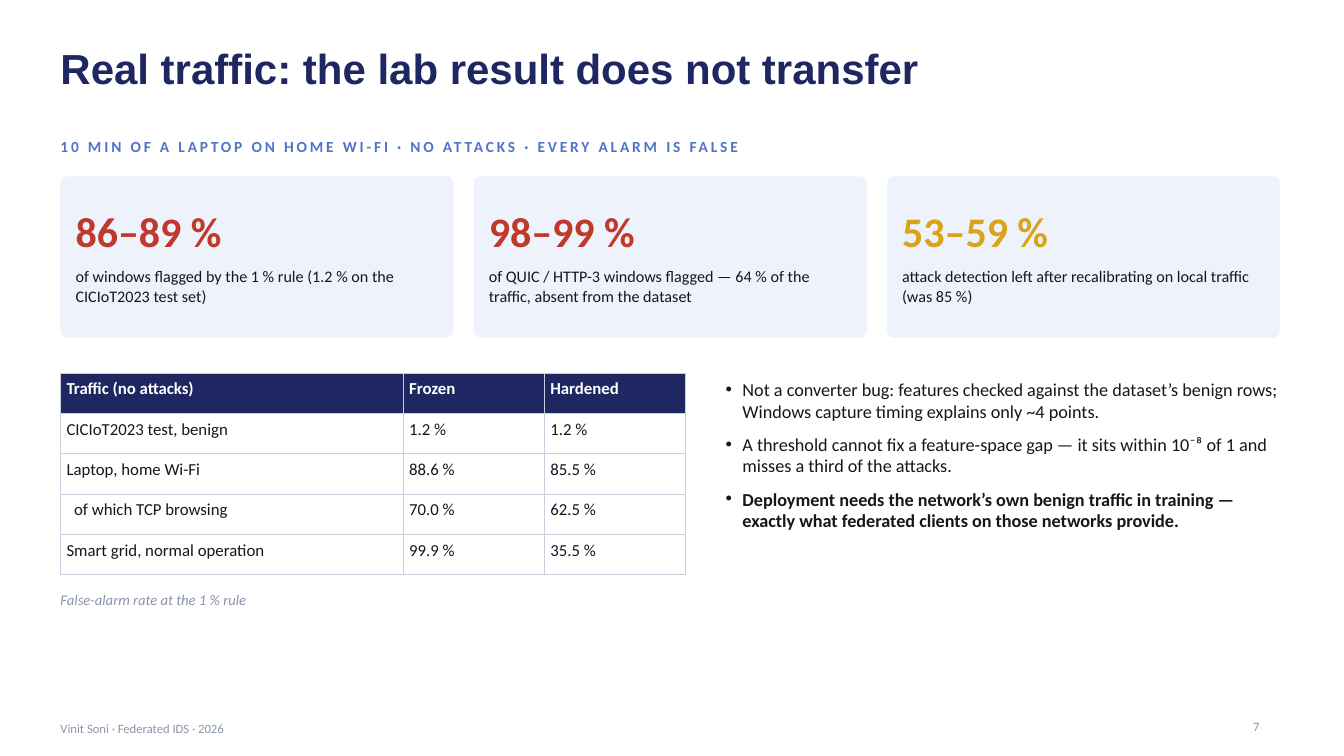
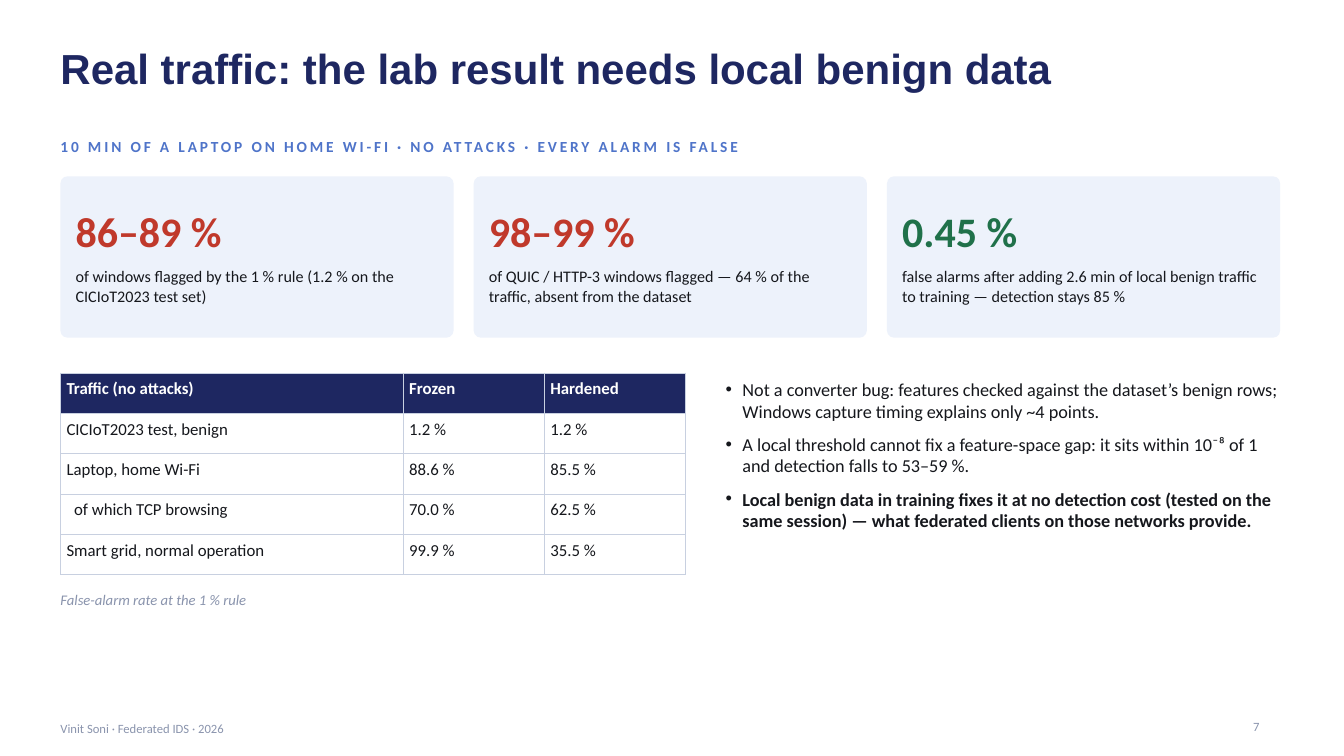
Before and after one commit to vinitsoni03/federated-ids, a slide deck: slide 7 of reports/final_slides.pptx. Drawn at 1344x756 pixels with LibreOffice and Linux fonts; fonts in the diff are those of the drawing. Boxes give left, top, right and bottom in pixels: in the first picture for what was removed or moved away, otherwise in the second. Text is boxed around its words. In the diff, an @@ line names an element or a change of style, - is before the commit and + after.

```diff
--- a/reports/final_slides.pptx
+++ b/reports/final_slides.pptx
@@ title at <box>60,53,1051,92</box>: text changed @@
-Real traffic: the lab result does not transfer
+Real traffic: the lab result needs local benign data
@@ text at <box>902,219,977,248</box>: text changed; text colour #D9A419 to #20714A @@
-53–59 %
+0.45 %
@@ text at <box>902,270,1256,305</box>: text changed @@
-attack detection left after recalibrating on local traffic (was 85 %)
+false alarms after adding 2.6 min of local benign traffic to training — detection stays 85 %
@@ text at <box>742,437,1271,530</box>: text changed @@
-• A threshold cannot fix a feature-space gap — it sits within 10⁻⁸ of 1 and misses a third of the attacks.
-• Deployment needs the network’s own benign traffic in training — exactly what federated clients on those networks provide.
+• A local threshold cannot fix a feature-space gap: it sits within 10⁻⁸ of 1 and detection falls to 53–59 %.
+• Local benign data in training fixes it at no detection cost (tested on the same session) — what federated clients on those networks provide.
```
Also in this commit, not shown: 10 other files.
